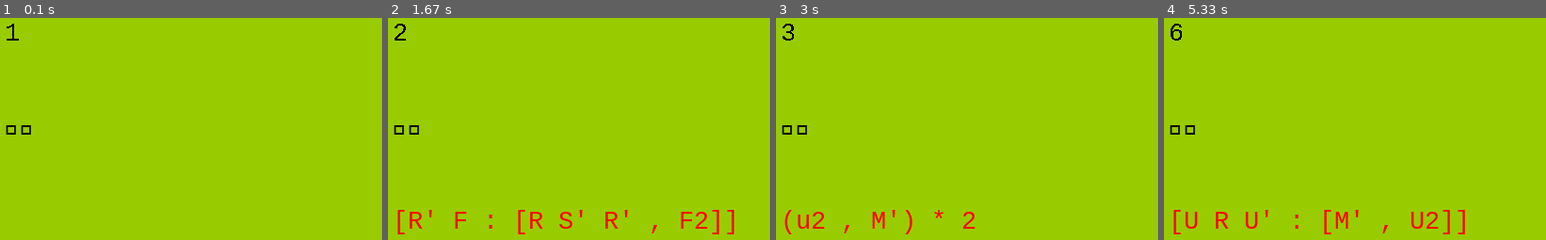
Above: before the commit, frames 1-4 (left to right).
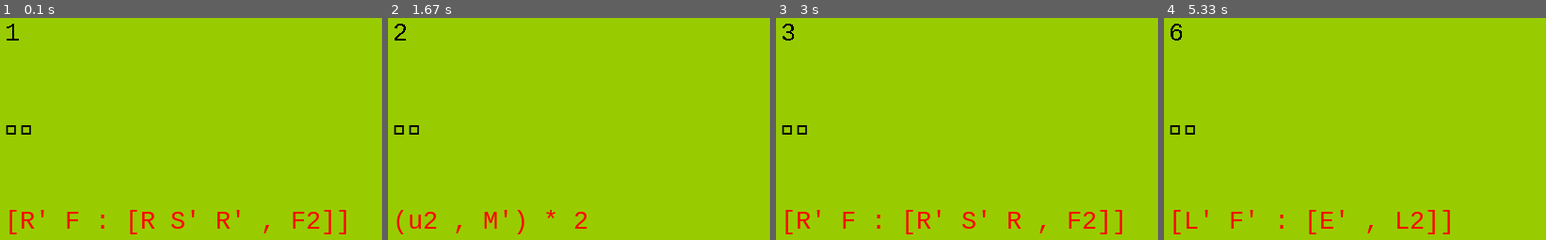
Above: after the commit, the same moments.

Repository: greenteasocha/threeatyle
Game: pygame game, started from pygametest/hello.py
Two runs of this game, one before a commit and one after it. Both use one fixed random seed, a clock stepped at 60 frames per second and the inputs below.
Inputs:
- Up to frame 1 (0.1 s): no input
- Up to frame 2 (1.67 s): no input
- Up to frame 3 (3 s): no input
- Up to frame 4 (5.33 s): no input

The runs differ from the first frame. In frame 1, 1.4% of the frame differs, in the area x 2-91%, y 86-98%; in frame 2, 2.0%; in frame 3, 1.8%; in frame 4, 1.8%.

Commit message:
描画部分のクラスを独立に

Diff:
--- /dev/null
+++ b/pygametest/core.py
@@ -0,0 +1,60 @@
+import pygame
+from pygame.locals import *
+from iterator import set_iterator
+from utils import EventTimer
+from utils import RenderingOperator
+import sys
+import time
+
+SCREEN_SIZE = (600, 400)
+BACKGROUND = (153, 204, 0)
+BLACK = (0, 0, 0)
+KEY_TIMER = K_LEFT
+
+def main():
+    pygame.init()
+    screen = pygame.display.set_mode(SCREEN_SIZE)
+    pygame.display.set_caption("3style Trainer ver. 0.1.0")
+
+    sysfont = pygame.font.SysFont("Consolas", 20)
+
+    e_timer = EventTimer(screen, sysfont)
+    render = RenderingOperator(sysfont, screen)
+    alg_iterator = set_iterator()
+
+    # initial render
+    screen.fill(BACKGROUND)
+    pygame.display.update()
+
+    # get initial letter
+    letter, alg, idx = alg_iterator.__next__()
+    text_alg = sysfont.render(alg, True, BLACK)
+    text_idx = sysfont.render(str(idx), True, BLACK)
+    text_letter = sysfont.render(letter, True, BLACK)
+
+    print(alg)
+
+    while (True):
+        # テキスト描画部分
+        # screen.blit(hello1, (20, 50))
+        screen.fill(BACKGROUND)
+        render.set_alg(alg, str(idx), letter)
+        pygame.display.update()
+
+        for event in pygame.event.get():
+            if event.type == QUIT:
+                pygame.quit()
+
+            if event.type == KEYDOWN:
+                if event.key == K_LEFT:
+                    e_timer.start_decision()
+                    if e_timer.is_measured:
+                        print("GET: last measured time is {}ms".format(e_timer.last_measured))
+                        letter, alg, idx = alg_iterator.__next__()
+
+                    print(alg)
+
+
+
+if __name__ == "__main__":
+    main()
--- a/pygametest/iterator.py
+++ b/pygametest/iterator.py
@@ -7,7 +7,7 @@
     def __init__(self,
                  alg_dic: dict,
                  shuffle: bool =False):
-        # self.alg_dic = alg_dic
+        print("INIT ITER")
         self.alg_dic = self.del_null(alg_dic)
         self.akeys = list(self.alg_dic.keys())
         if shuffle:
@@ -32,7 +32,7 @@
         null_letters = []
         for k in list(algs.keys()):
             # nan 判定の方法としてfloatかどうかを用いる
-            if isinstance(algs[k], float):
+            if isinstance(algs[k], float) or not algs[k]:
                 null_letters.append(k)
 
         for nk in null_letters:
--- a/pygametest/timer.py
+++ b/pygametest/utils.py
@@ -1,16 +1,18 @@
 import pygame
 from pygame.locals import *
-from iterator import *
+from iterator import set_iterator
 import sys
 import time
 
 SCREEN_SIZE = (600, 400)
 BACKGROUND = (153, 204, 0)
+BLACK = (0, 0, 0)
 KEY_TIMER = K_LEFT
 
 class EventTimer():
     def __init__(self, screen, sysfont):
-        self.hold_to_start = 1000 # ms
+        self.hold_to_start = 200 # ms
+        self.wait_after_measure = 200 # ms
         self.screen = screen
         self.sysfont = sysfont
         self.is_measured = False
@@ -21,12 +23,15 @@
         spaceキーが押されたときにタイマースタートかどうかを判定する
         """
         print("Step into e_timer")
+
         text_ready = self.sysfont.render("Ready?", False, (0, 0, 0))
         self.screen.blit(text_ready, (20, 50))
         pygame.display.update()
+
         t_down = pygame.time.get_ticks()
         is_ready = False
         t_hold = 0
+
         while(True):
             for event in pygame.event.get():
                 if event.type == KEYUP:
@@ -54,6 +59,7 @@
     def countup(self):
         t_0 = pygame.time.get_ticks()
         print("Countup start.")
+
         while(True):
             t_now = pygame.time.get_ticks()
             t_passed = t_now - t_0
@@ -69,34 +75,57 @@
                 if event.type == KEYDOWN:
                     if event.key == K_LEFT:
                         self.last_measured = t_passed
-                        pygame.time.wait(1000)
+                        pygame.time.wait(self.wait_after_measure)
                         print("Here")
                         return
 
+class RenderingOperator():
+    def __init__(self, sysfont, screen):
+        self.sysfont = sysfont
+        self.screen = screen
+
+    def set_alg(self,
+                alg,
+                idx,
+                letter,
+                pos_alg=(300, 200)):
+        text_alg = self.sysfont.render(alg, True, BLACK)
+        text_idx = self.sysfont.render(idx, True, BLACK)
+        text_letter = self.sysfont.render(letter, True, BLACK)
+        self.screen.blit(text_alg, pos_alg)
 
 
 
 def main():
     pygame.init()
     screen = pygame.display.set_mode(SCREEN_SIZE)
-    pygame.display.set_caption("Test Screen.")
+    pygame.display.set_caption("3style Trainer ver. 0.1.0")
 
-    sysfont = pygame.font.SysFont(None, 80)
-    text_ready = sysfont.render("Ready?", False, (0, 0, 0))
-    text_running = sysfont.render("Running...", True, (0, 0, 0))
+    sysfont = pygame.font.SysFont("Consolas", 20)
     text_result = sysfont.render("Result.", True, (255, 0, 0))
 
     e_timer = EventTimer(screen, sysfont)
+    alg_iterator = set_iterator()
+
+    # initial render
+    screen.fill(BACKGROUND)
+    pygame.display.update()
+
+    # get initial letter
+    letter, alg, idx = alg_iterator.__next__()
+    text_alg = sysfont.render(alg, True, BLACK)
+    text_idx = sysfont.render(str(idx), True, BLACK)
+    text_letter = sysfont.render(letter, True, BLACK)
+
+    print(alg)
 
     while (True):
-        screen.fill(BACKGROUND)
-        pygame.display.update()
         # テキスト描画部分
         # screen.blit(hello1, (20, 50))
-        # screen.blit(hello2, (20, 150))
-        # screen.blit(hello3, (20, 250))
+        screen.blit(text_alg, (300, 200))
 
         pygame.display.update()
+
         for event in pygame.event.get():
             if event.type == QUIT:
                 pygame.quit()
@@ -104,8 +133,10 @@
             if event.type == KEYDOWN:
                 if event.key == K_LEFT:
                     e_timer.start_decision()
-                    print("GET: last measured time is {}ms".format(e_timer.last_measured))
-
+                    if e_timer.is_measured:
+                        print("GET: last measured time is {}ms".format(e_timer.last_measured))
+                    screen.fill(BACKGROUND)
+                    pygame.display.update()
 
 if __name__ == "__main__":
     main()
